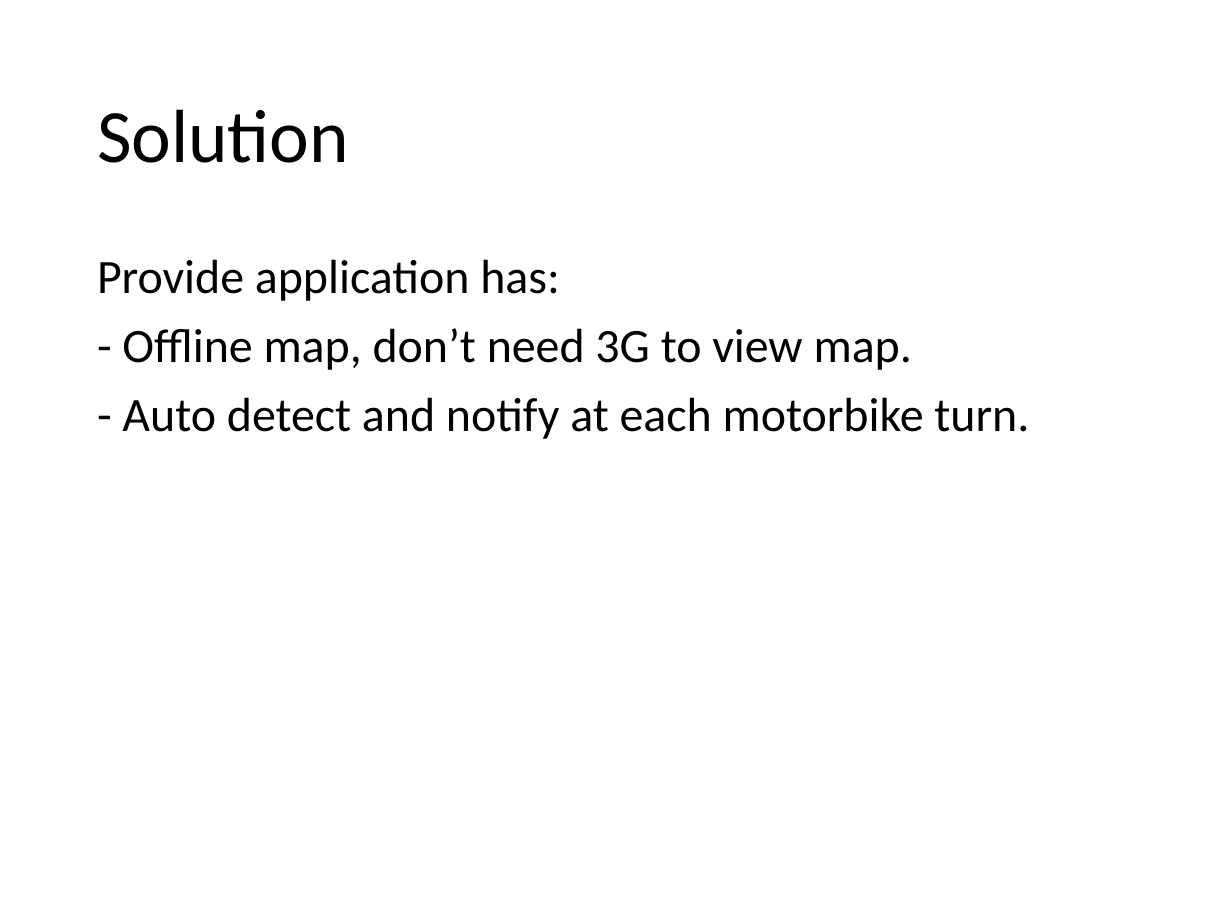
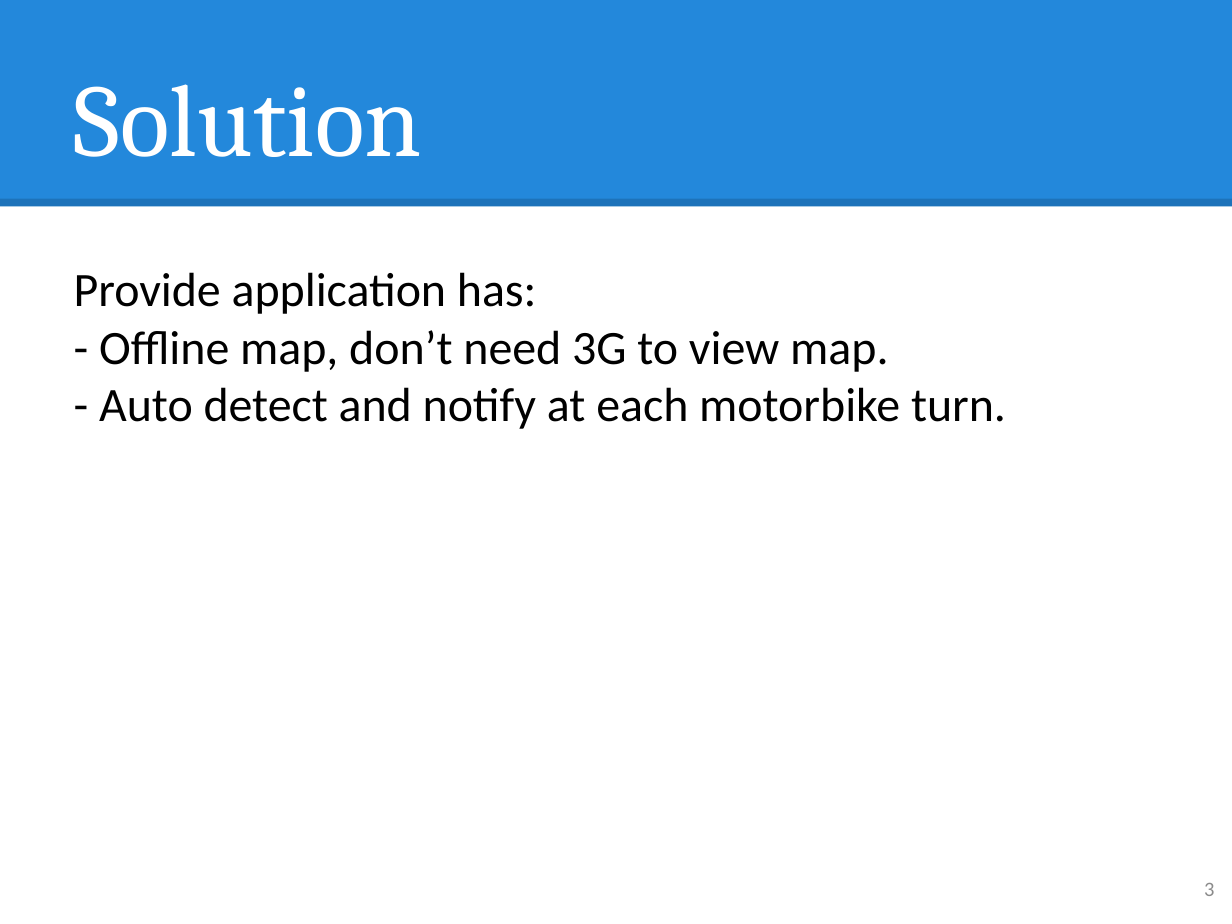
Before and after one commit to hqt/street-router, a slide deck: slide 3 of Document/presentation/nam/notify right route.pptx. Drawn at 1232x924 pixels with LibreOffice and Linux fonts; fonts in the diff are those of the drawing. Boxes give left, top, right and bottom in pixels: in the first picture for what was removed or moved away, otherwise in the second. Text is boxed around its words. In the diff, an @@ line names an element or a change of style, - is before the commit and + after.

Commit message:
update notify right route

```diff
--- a/Document/presentation/nam/notify right route.pptx
+++ b/Document/presentation/nam/notify right route.pptx
@@ rectangle added at bbox=[0, 0, 1232, 207], fill #2388DB @@
@@ title "Solution": place and size @@
-title "Solution" at bbox=[97, 109, 349, 163]
+title "Solution" at bbox=[74, 84, 422, 157]
@@ title "Solution" at bbox=[74, 84, 422, 157]: size 44 to 60 pt, font Calibri to Cambria, text colour #000000 to #FFFFFF; vertical alignment middle to bottom @@
@@ line added from (0, 202) to (1232, 202), #000000 4.5 pt @@
@@ text "Provide application has:": place and size @@
-text "Provide application has:" at bbox=[97, 259, 1029, 439]
+text "Provide application has:" at bbox=[74, 272, 1006, 429]
@@ text "Provide application has:" at bbox=[74, 272, 1006, 429]: line spacing 0.9 to 1; less space between paragraphs @@
@@ page number added at bbox=[1204, 883, 1214, 896], 12 pt, text #8C8C8C @@
+3
```
Also in this commit, not shown: 3 other slides changed, 2 slides added, 1 slide removed.
